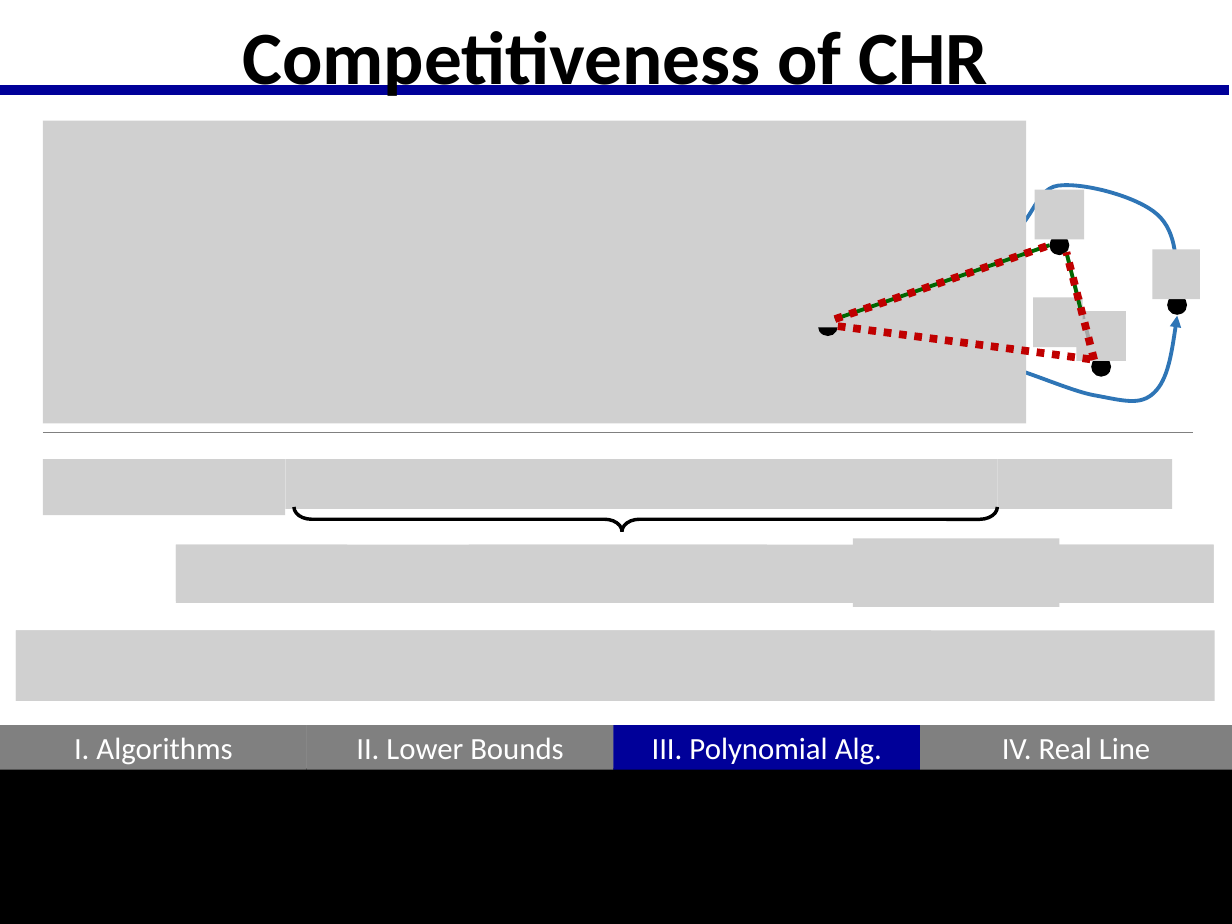
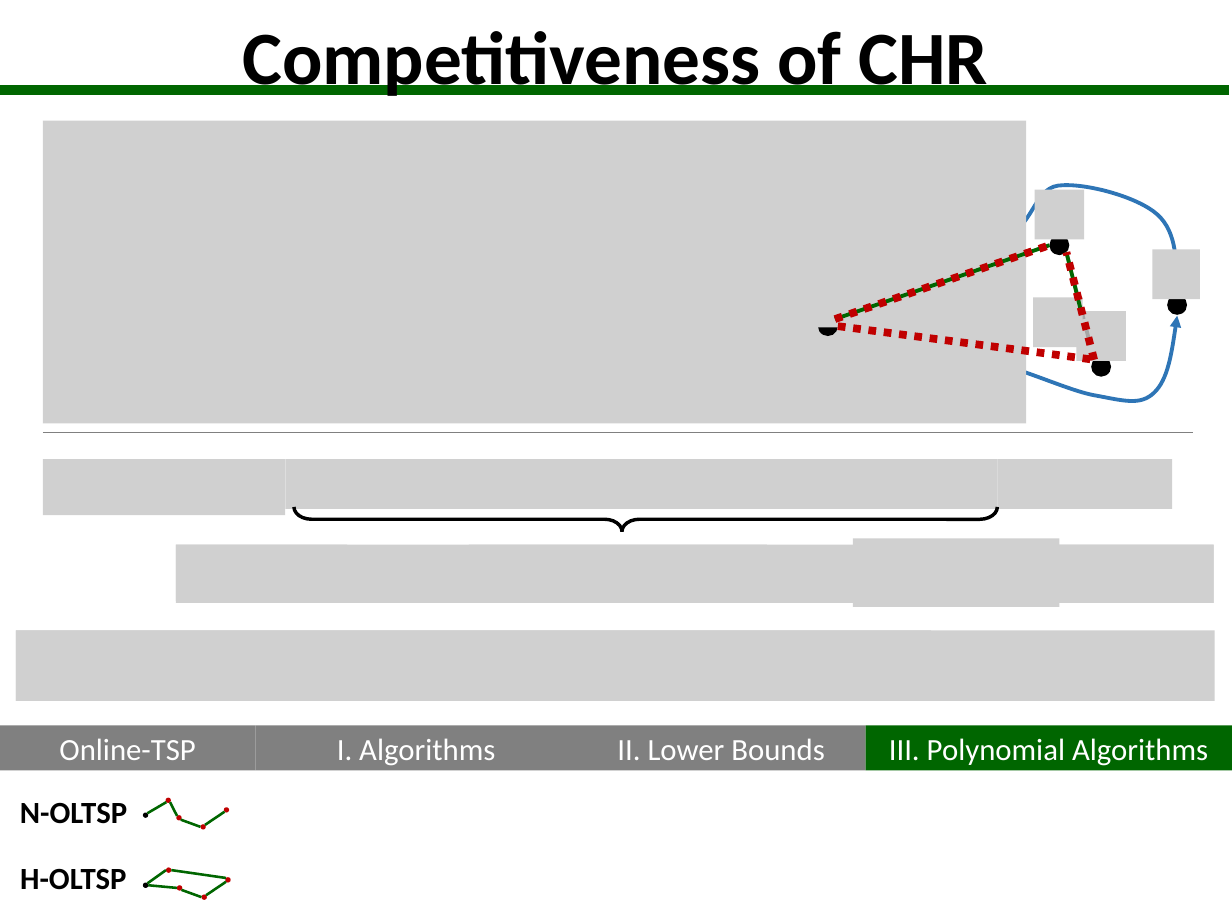
Before and after one commit to GraffL/talk-online-tsp, a slide deck: slide 19 of Präsentation43.pptx. Drawn at 1232x924 pixels with LibreOffice and Linux fonts; fonts in the diff are those of the drawing; grey boxes stand for pictures; background and template pictures are left out. Boxes give left, top, right and bottom in pixels: in the first picture for what was removed or moved away, otherwise in the second. Text is boxed around its words. In the diff, an @@ line names an element or a change of style, - is before the commit and + after.

```diff
--- a/Präsentation43.pptx
+++ b/Präsentation43.pptx
@@ line (0, 90) - (1230, 90): stroke #000099 6 pt to #006600 6 pt @@
@@ rectangle removed at (0, 726, 307, 770) @@
@@ rectangle added at (0, 726, 255, 771), fill #808080, 18 pt, text #FFFFFF @@
+Online-TSP
@@ rectangle "I. Algorithms": place and size @@
-rectangle "I. Algorithms" at (0, 726, 307, 770)
+rectangle "I. Algorithms" at (255, 726, 577, 771)
@@ rectangle removed at (307, 726, 614, 770) @@
@@ rectangle "II. Lower Bounds": place and size @@
-rectangle "II. Lower Bounds" at (307, 726, 614, 770)
+rectangle "II. Lower Bounds" at (577, 726, 865, 771)
@@ rectangle removed at (614, 726, 920, 770) @@
@@ rectangle "III. Polynomial Algorithms": place and size @@
-rectangle "III. Polynomial Algorithms" at (614, 726, 920, 770)
+rectangle "III. Polynomial Algorithms" at (866, 726, 1232, 771)
@@ rectangle "III. Polynomial Algorithms" at (866, 726, 1232, 771): fill #000099 to #006600 @@
@@ text in rectangle at (889, 738, 1208, 766): text changed @@
-III. Polynomial Alg.
+III. Polynomial Algorithms
@@ rectangle removed at (920, 726, 1232, 770) @@
@@ rectangle removed at (920, 726, 1232, 770) @@
-IV. Real Line
@@ rectangle removed at (0, 769, 1232, 924) @@
@@ rectangle removed at (0, 787, 1232, 924) @@
@@ text added at (20, 802, 127, 824), 18 pt, text #000000, bold @@
+N-OLTSP
@@ group added at (143, 797, 229, 829): 5 ellipses, 4 lines @@
@@ text added at (20, 868, 126, 890), 18 pt, text #000000, bold @@
+H-OLTSP
@@ group added at (143, 867, 230, 899): 5 ellipses, 5 lines @@
```
Also in this commit, not shown: 19 other slides changed, 1 slide added, 1 slide removed.
